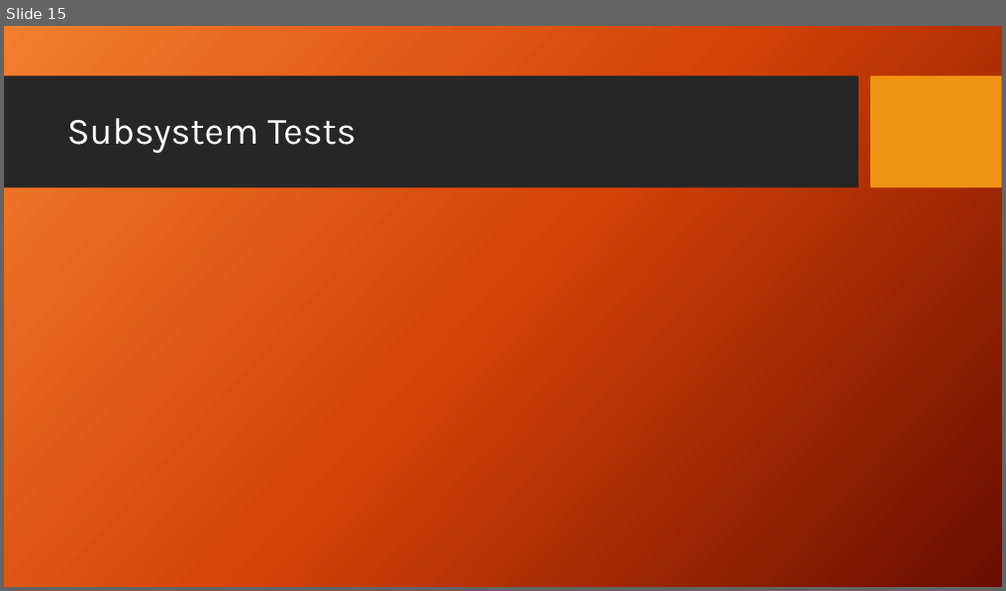
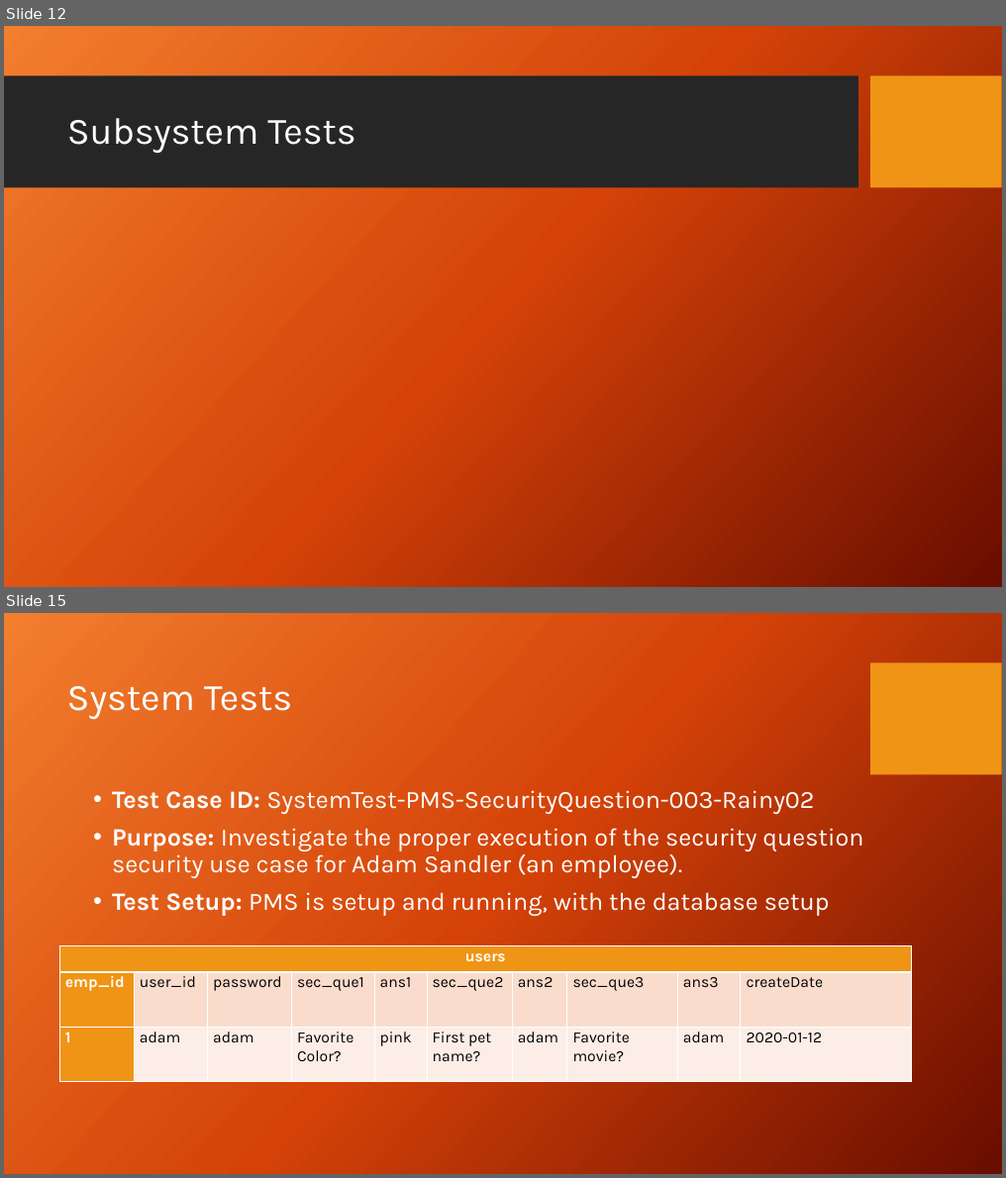
Before and after one commit to zzzzakhar/CEN4072-Team-1, a slide deck: Presentation1.pptx. Shown one above the other, each under a label of ours: slide 15 before the commit, slides 12 and 15 after it; the slides between them are not shown. The pictures are 1006x591 and 1006x1178 pixels, drawn with LibreOffice and Linux fonts; fonts in the diff are those of the drawing; background and template pictures are left out. Boxes give left, top, right and bottom in pixels: in the first picture for what was removed or moved away, otherwise in the second. Text is boxed around its words. In the diff, an @@ line names an element or a change of style, - is before the commit and + after.

Commit message:
PPT almost ready only missing subsytem test slides

```diff
--- a/Presentation1.pptx
+++ b/Presentation1.pptx
@@ slide 15 added at bbox=[4, 613, 1002, 1174], background picture (left out); not listed: 1 template element that a slide beside it also shows @@
@@ text added at bbox=[67, 686, 292, 720], 36 pt, text #FFFFFF @@
+System Tests
@@ text added at bbox=[112, 790, 863, 916], 24 pt, text #FFFFFF @@
+• Test Case ID: SystemTest-PMS-SecurityQuestion-003-Rainy02
+• Purpose: Investigate the proper execution of the security question security use case for Adam Sandler (an employee).
+• Test Setup: PMS is setup and running, with the database setup
@@ table added at bbox=[59, 947, 911, 1081], 3 rows, 10 columns @@
+users |  |  |  |  |  |  |  |  | 
+emp_id | user_id | password | sec_que1 | ans1 | sec_que2 | ans2 | sec_que3 | ans3 | createDate
+1 | adam | adam | Favorite Color? | pink | First pet name? | adam | Favorite movie? | adam | 2020-01-12
@@ what was slide 15 is now slide 12 @@
```
Also in this commit, not shown: 4 slides changed, 1 other slide added, 5 slides removed.
